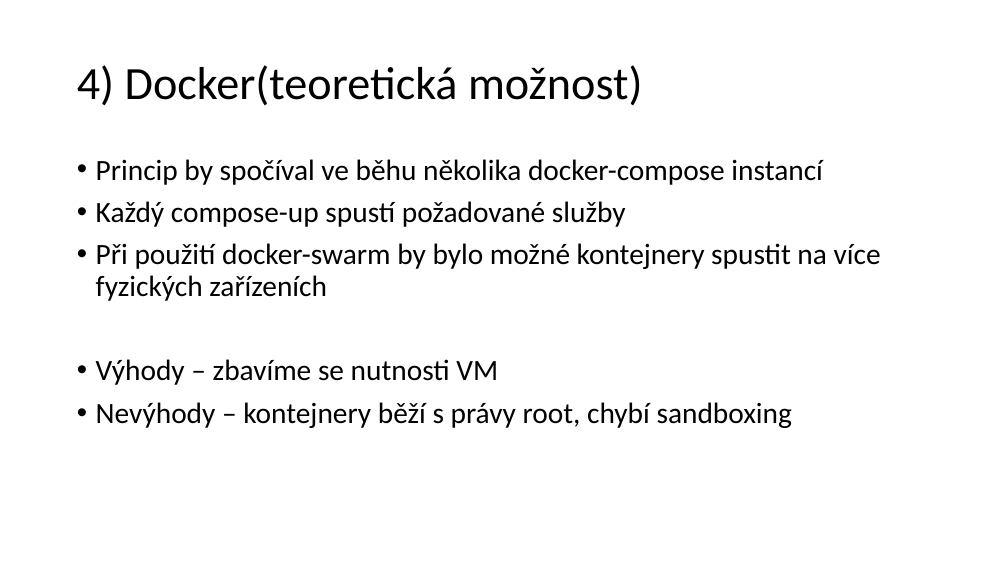
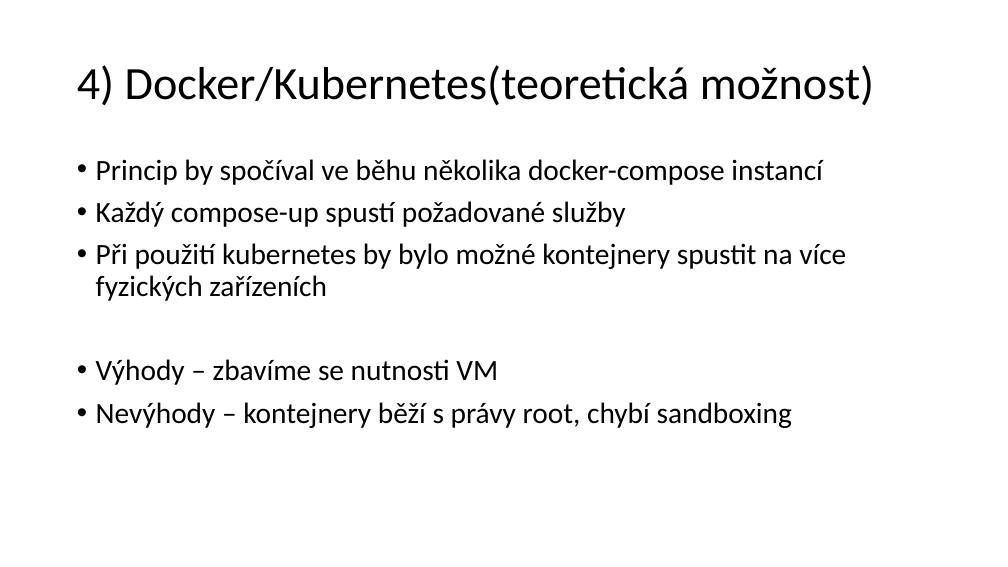
Before and after one commit to JakubP1/projekt_virtualizace, a slide deck: slide 7 of prezentace/Virtualizace.pptx. Drawn at 1008x567 pixels with LibreOffice and Linux fonts; fonts in the diff are those of the drawing. Boxes give left, top, right and bottom in pixels: in the first picture for what was removed or moved away, otherwise in the second. Text is boxed around its words. In the diff, an @@ line names an element or a change of style, - is before the commit and + after.

```diff
--- a/prezentace/Virtualizace.pptx
+++ b/prezentace/Virtualizace.pptx
@@ title at box(77, 65, 874, 106): text changed @@
-4) Docker(teoretická možnost)
+4) Docker/Kubernetes(teoretická možnost)
@@ text at box(96, 243, 846, 301): text changed @@
-• Při použití docker-swarm by bylo možné kontejnery spustit na více fyzických zařízeních
+• Při použití kubernetes by bylo možné kontejnery spustit na více fyzických zařízeních
```
